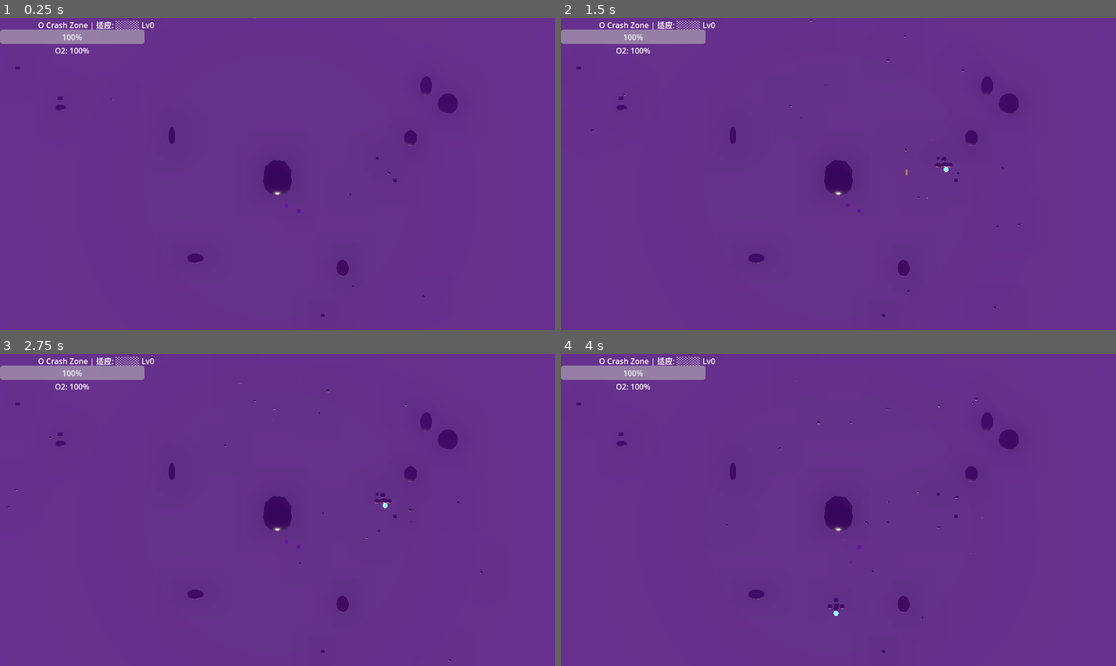
Above: before the commit, frames 1-4 (two rows, left to right).
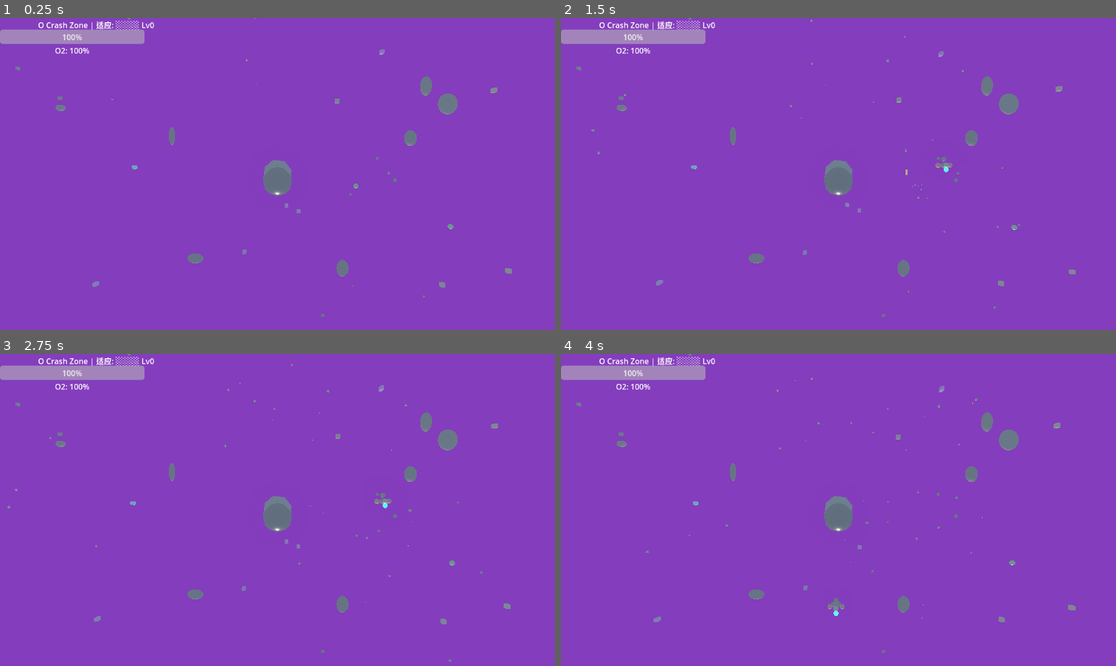
Above: after the commit, the same moments.

Repository: qnctx/star-abyss-game
Game: Godot game, scene res://scenes/main.tscn
Same seed, same stepped clock (60 frames per second), same inputs: the game is played once before the commit and once after it.
Inputs (mouse positions are in pixels of both pictures, inside the frame that each line leads up to):
- Up to frame 1 (0.25 s): no input
- Up to frame 2 (1.5 s): tap Enter at 0.5 s; move the mouse to (960, 158) at 0.52 s; hold D (move_right) 0.53-1.28 s; hold E (interact) 0.53-1.28 s; move the mouse to (727, 189) at 1.27 s; hold S (move_back) from 1.28 s (still down); click (727, 189) at 1.35 s
- Up to frame 3 (2.75 s): move the mouse to (333, 441) at 2.02 s; release S (move_back) at 2.03 s; hold D (move_right) from 2.03 s (still down); hold Shift (sprint) from 2.03 s (still down)
- Up to frame 4 (4 s): move the mouse to (810, 572) at 2.77 s; release D (move_right) at 2.78 s; release Shift (sprint) at 2.78 s; hold W (move_forward) 2.78-3.53 s; tap T (teleport) at 2.85 s; move the mouse to (1005, 556) at 3.52 s; hold A (move_left) from 3.53 s (still down); hold E (interact) from 3.53 s (still down)

The runs differ from the first frame. In frame 1, 99% of the frame differs, in the area x 0-100%, y 0-100%; in frame 2, 99%; in frame 3, 99%; in frame 4, 99%.

Commit message:
fix: 相机跟随玩家/移动冻结Y轴/瞄准修复，场景去紫化+地形细节着色器

Diff:
--- a/src/scenes/main.tscn
+++ b/src/scenes/main.tscn
@@ -13,21 +13,23 @@
 
 [sub_resource type="Environment" id="Environment_main"]
 background_mode = 1
-background_color = Color(0.1, 0.05, 0.15, 1)
+background_color = Color(0.015, 0.018, 0.025, 1)
 ambient_light_source = 2
-ambient_light_color = Color(0.2, 0.1, 0.3, 1)
-ambient_light_energy = 0.3
+ambient_light_color = Color(0.55, 0.62, 0.72, 1)
+ambient_light_energy = 0.75
 fog_enabled = true
-fog_light_color = Color(0.35, 0.15, 0.45, 1)
-fog_density = 0.025
-fog_aerial_enabled = true
+fog_light_color = Color(0.46, 0.52, 0.58, 1)
+fog_density = 0.004
+fog_aerial_enabled = false
+fog_sky_affect = 0.15
 glow_enabled = true
-glow_intensity = 0.8
-glow_strength = 1.0
-glow_bloom = 0.3
-glow_blend_mode = 0
-glow_hdr_threshold = 0.9
-tonemap_mode = 3
+glow_intensity = 0.18
+glow_strength = 0.25
+glow_bloom = 0.05
+glow_hdr_threshold = 1.4
+tonemap_mode = 2
+tonemap_exposure = 1.12
+tonemap_white = 1.0
 
 [sub_resource type="CylinderShape3D" id="CylinderShape3D_player"]
 radius = 0.5
@@ -79,7 +81,7 @@
 [node name="WorldEnvironment" type="WorldEnvironment" parent="."]
 environment = SubResource("Environment_main")
 
-[node name="Camera3D" type="Camera3D" parent="."]
+[node name="Camera3D" type="Camera3D" parent="Player"]
 transform = Transform3D(1, 0, 0, 0, 0, 1, 0, -1, 0, 0, 20, 0)
 current = true
 fov = 50.0
--- a/src/scripts/player.gd
+++ b/src/scripts/player.gd
@@ -27,16 +27,20 @@
 	if Input.is_action_just_pressed("teleport"):
 		_try_teleport()
 
-	# Movement
+	# Movement — freeze Y so player stays on terrain plane
 	var input_dir = Input.get_vector("move_left", "move_right", "move_back", "move_forward")
 	var is_sprinting = Input.is_action_pressed("sprint")
 
 	var current_speed = sprint_speed if is_sprinting else speed
 	var direction = Vector3(input_dir.x, 0, input_dir.y).normalized()
 
+	var fixed_y = global_position.y
 	velocity.x = direction.x * current_speed
+	velocity.y = 0.0
 	velocity.z = direction.z * current_speed
 	move_and_slide()
+	global_position.y = fixed_y
+	velocity.y = 0.0
 
 	# Oxygen drain (grace period protects new players)
 	if _grace_timer > 0:
--- /dev/null
+++ b/src/scripts/terrain_detail.gd
@@ -0,0 +1,92 @@
+extends MeshInstance3D
+
+## Terrain detail shader — adds procedural rock/dust/soil variation to alien ground.
+## Attach this script to the terrain MeshInstance3D node.
+
+@export var base_color: Color = Color(0.34, 0.32, 0.28, 1.0)
+@export var rock_color: Color = Color(0.18, 0.17, 0.16, 1.0)
+@export var dust_color: Color = Color(0.48, 0.43, 0.36, 1.0)
+@export var uv_scale: float = 22.0
+@export var detail_strength: float = 0.55
+@export var roughness: float = 0.92
+
+
+func _ready() -> void:
+	var shader := Shader.new()
+	shader.code = """
+shader_type spatial;
+render_mode diffuse_burley, specular_schlick_ggx;
+
+uniform vec4 base_color : source_color = vec4(0.34, 0.32, 0.28, 1.0);
+uniform vec4 rock_color : source_color = vec4(0.18, 0.17, 0.16, 1.0);
+uniform vec4 dust_color : source_color = vec4(0.48, 0.43, 0.36, 1.0);
+uniform float uv_scale = 22.0;
+uniform float detail_strength = 0.55;
+uniform float roughness = 0.92;
+
+float hash(vec2 p) {
+	return fract(sin(dot(p, vec2(127.1, 311.7))) * 43758.5453123);
+}
+
+float noise(vec2 p) {
+	vec2 i = floor(p);
+	vec2 f = fract(p);
+	vec2 u = f * f * (3.0 - 2.0 * f);
+	return mix(
+		mix(hash(i + vec2(0.0, 0.0)), hash(i + vec2(1.0, 0.0)), u.x),
+		mix(hash(i + vec2(0.0, 1.0)), hash(i + vec2(1.0, 1.0)), u.x),
+		u.y
+	);
+}
+
+float fbm(vec2 p) {
+	float v = 0.0;
+	float a = 0.5;
+	for (int i = 0; i < 5; i++) {
+		v += noise(p) * a;
+		p *= 2.03;
+		a *= 0.5;
+	}
+	return v;
+}
+
+void fragment() {
+	vec2 uv = UV * uv_scale;
+
+	float large = fbm(uv * 0.18);
+	float mid = fbm(uv * 0.9);
+	float fine = fbm(uv * 4.5);
+
+	float cracks = smoothstep(0.46, 0.52, abs(fbm(uv * 1.7) - 0.5));
+	float pebbles = smoothstep(0.72, 0.95, fine);
+
+	vec3 col = base_color.rgb;
+	col = mix(col, rock_color.rgb, large * 0.65);
+	col = mix(col, dust_color.rgb, mid * 0.35);
+	col *= 0.82 + fine * 0.34;
+	col = mix(col, rock_color.rgb * 0.65, cracks * 0.42);
+	col = mix(col, dust_color.rgb * 1.15, pebbles * 0.22);
+
+	ALBEDO = col;
+	ROUGHNESS = roughness;
+	METALLIC = 0.0;
+
+	float height = large * 0.42 + mid * 0.28 + fine * 0.12;
+	NORMAL_MAP = vec3(
+		(fbm((uv + vec2(0.035, 0.0)) * 1.2) - height) * detail_strength,
+		(fbm((uv + vec2(0.0, 0.035)) * 1.2) - height) * detail_strength,
+		1.0
+	);
+	NORMAL_MAP_DEPTH = 0.65;
+}
+"""
+
+	var mat := ShaderMaterial.new()
+	mat.shader = shader
+	mat.set_shader_parameter("base_color", base_color)
+	mat.set_shader_parameter("rock_color", rock_color)
+	mat.set_shader_parameter("dust_color", dust_color)
+	mat.set_shader_parameter("uv_scale", uv_scale)
+	mat.set_shader_parameter("detail_strength", detail_strength)
+	mat.set_shader_parameter("roughness", roughness)
+	material_override = mat
--- a/src/scripts/weapon_controller.gd
+++ b/src/scripts/weapon_controller.gd
@@ -82,20 +82,25 @@
 
 
 func get_aim_direction() -> Vector3:
-	var mouse_pos = get_viewport().get_mouse_position()
 	var camera = get_viewport().get_camera_3d()
 	if not camera:
-		return (get_global_transform().basis * Vector3.FORWARD).normalized()
+		return (global_transform.basis * Vector3.FORWARD).normalized()
 
-	var from = camera.project_ray_origin(mouse_pos)
-	var dir = camera.project_ray_normal(mouse_pos)
-	if dir.y > -0.01:
-		return (get_global_transform().basis * Vector3.FORWARD).normalized()
+	var mouse_pos = get_viewport().get_mouse_position()
+	var ray_origin = camera.project_ray_origin(mouse_pos)
+	var ray_dir = camera.project_ray_normal(mouse_pos)
 
-	var t = -from.y / dir.y
-	var hit_point = from + dir * t
-	hit_point.y = global_position.y
-	return (hit_point - global_position).normalized()
+	# Intersect with horizontal plane at player's Y
+	var aim_plane = Plane(Vector3.UP, global_position.y)
+	var hit_point = aim_plane.intersects_ray(ray_origin, ray_dir)
+
+	if hit_point == null:
+		return ray_dir.normalized()
+
+	var dir = (hit_point - global_position).normalized()
+	if dir.length_squared() <= 0.0001:
+		return ray_dir.normalized()
+	return dir
 
 
 func switch_weapon(weapon_name: String):
--- a/src/scripts/world_generator.gd
+++ b/src/scripts/world_generator.gd
@@ -48,16 +48,17 @@
 
 func _create_ground_material() -> StandardMaterial3D:
 	var mat := StandardMaterial3D.new()
-	# Unshaded = show albedo color directly without lighting calculations
-	# This ensures the terrain is visible regardless of scene lighting
+	# Unshaded = show albedo color directly without lighting
+	# This avoids "Cannot find member SHADING_MODE_..." errors
 	mat.shading_mode = BaseMaterial3D.SHADING_MODE_UNSHADED
-	# Dark alien soil - purple-brown toxic earth
-	mat.albedo_color = Color(0.25, 0.2, 0.3)
-	mat.roughness = 0.9
+	# Alien rock — warm gray-brown, NOT purple
+	mat.albedo_color = Color(0.32, 0.30, 0.26)
+	mat.roughness = 0.92
 	mat.metallic = 0.0
-	# Disable cull so both sides of triangles render
 	mat.cull_mode = BaseMaterial3D.CULL_DISABLED
-	print("WorldGenerator: ground material ready (dark alien soil)")
+	# Enable vertex-color-based tinting so terrain detail shader can work
+	mat.vertex_color_use_as_albedo = true
+	print("WorldGenerator: ground material ready (alien rock)")
 	return mat
 const ICE_CAVE_SCENE := preload("res://scenes/world/ice_cave_entrance.tscn")
 const LAVA_FISSURE_SCENE := preload("res://scenes/world/lava_fissure_entrance.tscn")
@@ -199,10 +200,67 @@
 
 	var mesh := _generate_terrain_mesh()
 	mesh_instance.mesh = mesh
-	# Use material_override on MeshInstance3D — more reliable than
-	# surface_set_material on ArrayMesh in Godot 4.0.x
-	mesh_instance.material_override = GROUND_MATERIAL
-	print("WorldGenerator: mesh created, aabb=", mesh.get_aabb(), " surface_count=", mesh.get_surface_count(), " material=", GROUND_MATERIAL.albedo_color if GROUND_MATERIAL else "NULL")
+
+	# --- Terrain detail shader (procedural rock/dust/soil variation) ---
+	var detail_shader := Shader.new()
+	detail_shader.code = """
+shader_type spatial;
+render_mode diffuse_burley, specular_schlick_ggx;
+
+uniform vec4 base_color : source_color = vec4(0.32, 0.30, 0.26, 1.0);
+uniform vec4 rock_color : source_color = vec4(0.18, 0.17, 0.16, 1.0);
+uniform vec4 dust_color : source_color = vec4(0.48, 0.43, 0.36, 1.0);
+uniform float uv_scale = 22.0;
+uniform float detail_strength = 0.55;
+uniform float roughness = 0.92;
+
+float hash(vec2 p) {
+	return fract(sin(dot(p, vec2(127.1, 311.7))) * 43758.5453123);
+}
+float noise(vec2 p) {
+	vec2 i = floor(p);
+	vec2 f = fract(p);
+	vec2 u = f * f * (3.0 - 2.0 * f);
+	return mix(mix(hash(i + vec2(0.0, 0.0)), hash(i + vec2(1.0, 0.0)), u.x),
+		mix(hash(i + vec2(0.0, 1.0)), hash(i + vec2(1.0, 1.0)), u.x), u.y);
+}
+float fbm(vec2 p) {
+	float v = 0.0; float a = 0.5;
+	for (int i = 0; i < 5; i++) { v += noise(p) * a; p *= 2.03; a *= 0.5; }
+	return v;
+}
+void fragment() {
+	vec2 uv = UV * uv_scale;
+	float large = fbm(uv * 0.18);
+	float mid = fbm(uv * 0.9);
+	float fine = fbm(uv * 4.5);
+	float cracks = smoothstep(0.46, 0.52, abs(fbm(uv * 1.7) - 0.5));
+	float pebbles = smoothstep(0.72, 0.95, fine);
+	vec3 col = base_color.rgb;
+	col = mix(col, rock_color.rgb, large * 0.65);
+	col = mix(col, dust_color.rgb, mid * 0.35);
+	col *= 0.82 + fine * 0.34;
+	col = mix(col, rock_color.rgb * 0.65, cracks * 0.42);
+	col = mix(col, dust_color.rgb * 1.15, pebbles * 0.22);
+	ALBEDO = col;
+	ROUGHNESS = roughness;
+	METALLIC = 0.0;
+	float height = large * 0.42 + mid * 0.28 + fine * 0.12;
+	NORMAL_MAP = vec3(
+		(fbm((uv + vec2(0.035, 0.0)) * 1.2) - height) * detail_strength,
+		(fbm((uv + vec2(0.0, 0.035)) * 1.2) - height) * detail_strength, 1.0);
+	NORMAL_MAP_DEPTH = 0.65;
+}
+"""
+	var detail_mat := ShaderMaterial.new()
+	detail_mat.shader = detail_shader
+	detail_mat.set_shader_parameter("base_color", Color(0.32, 0.30, 0.26))
+	detail_mat.set_shader_parameter("rock_color", Color(0.18, 0.17, 0.16))
+	detail_mat.set_shader_parameter("dust_color", Color(0.48, 0.43, 0.36))
+	detail_mat.set_shader_parameter("uv_scale", 22.0)
+	detail_mat.set_shader_parameter("detail_strength", 0.55)
+	detail_mat.set_shader_parameter("roughness", 0.92)
+	mesh_instance.material_override = detail_mat
 
 	# --- StaticBody3D for collision ---
 	var static_body := StaticBody3D.new()
